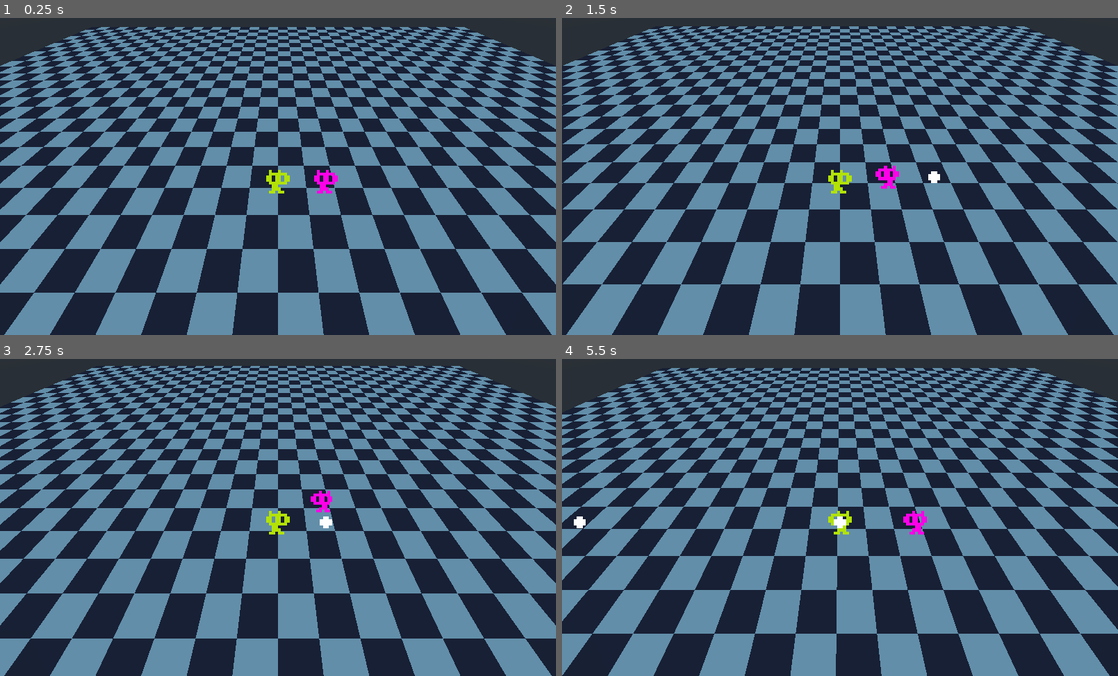
Above: before the commit, frames 1-4 (two rows, left to right).
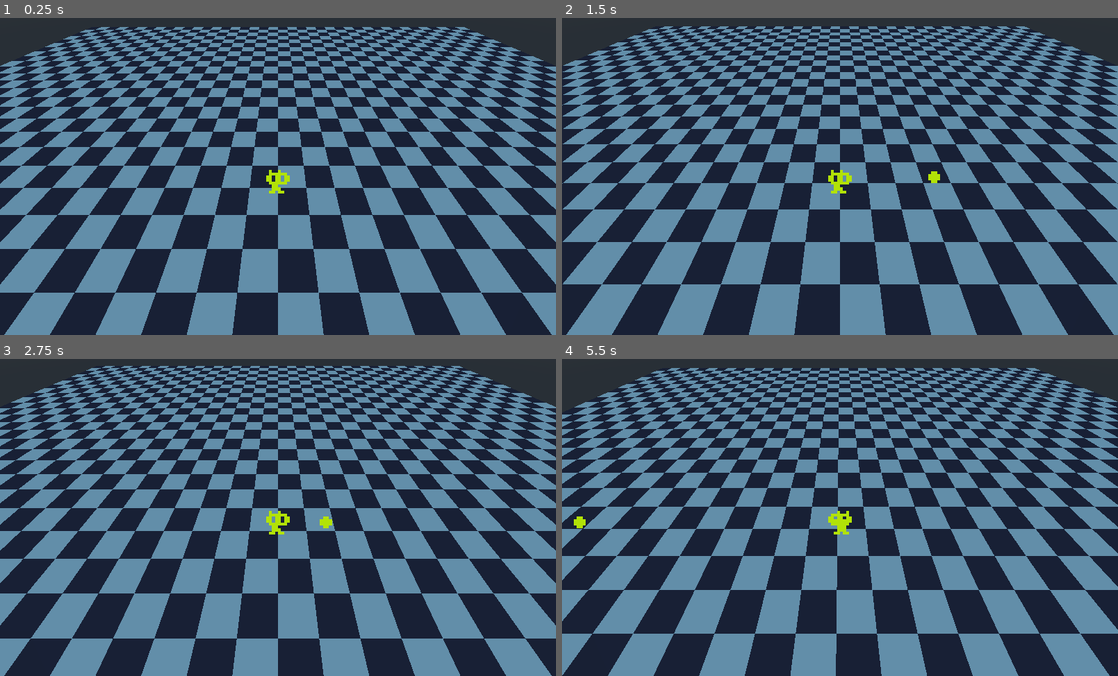
Above: after the commit, the same moments.

Repository: hellocld/trijam-64
Game: Godot game, scene res://Scenes/Game.tscn
The game is run twice, just before and just after one commit, with the same random seed, the same clock (stepped at 60 frames per second) and the same inputs.
Inputs:
- Up to frame 1 (0.25 s): no input
- Up to frame 2 (1.5 s): tap Enter at 0.5 s; hold Right (player_right) 0.53-1.28 s; hold Z (player_fire) 0.53-1.28 s; hold Down (player_down) from 1.28 s (still down); tap Z (player_fire) at 1.35 s
- Up to frame 3 (2.75 s): release Down (player_down) at 2.03 s; hold Right (player_right) from 2.03 s (still down); hold Z (player_fire) from 2.03 s (still down)
- Up to frame 4 (5.5 s): release Right (player_right) at 2.78 s; release Z (player_fire) at 2.78 s; hold Up (player_up) 2.78-3.53 s; tap Z (player_fire) at 2.85, 4.35 s; hold Z (player_fire) 3.53-4.28 s; hold Left (player_left) 3.53-5.03 s; hold Down (player_down) from 5.03 s (still down); hold Z (player_fire) from 5.03 s (still down)

The runs differ from the first frame. In frame 1, 0.2% of the frame differs, in the area x 56-61%, y 47-56%; in frame 2, 0.2%; in frame 3, 0.2%; in frame 4, 0.3%, in the area x 2-66%, y 47-56%.

Commit message:
Added fireballs for player/enemy. Game manager spawns enemies

Diff:
--- a/Entities/Enemy.gd
+++ b/Entities/Enemy.gd
@@ -5,6 +5,7 @@
 
 export var speed = 60
 export var attack_dist = 1.1
+export var health = 1
 
 var target:KinematicBody
 onready var sprite = $"Sprite3D"
@@ -35,3 +36,13 @@
 			attack_cooldown.start()
 			state = State.IDLE
 			print_debug("to State.IDLE")
+
+
+func take_damage():
+	health -= 1
+	if health <= 0:
+		queue_free()
+
+
+func game_over():
+	target = null
--- a/Entities/Enemy.tscn
+++ b/Entities/Enemy.tscn
@@ -9,7 +9,10 @@
 
 [node name="Enemy" type="KinematicBody"]
 transform = Transform( 1, 0, 0, 0, 1, 0, 0, 0, 1, 2, 0, 0 )
+collision_layer = 4
+collision_mask = 4
 script = ExtResource( 2 )
+speed = 50
 
 [node name="CollisionShape" type="CollisionShape" parent="."]
 shape = SubResource( 1 )
--- a/Entities/Fireball.tscn
+++ b/Entities/EnemyFireball.tscn
@@ -7,14 +7,16 @@
 radius = 0.25
 
 [node name="Fireball" type="Area"]
-collision_layer = 0
-collision_mask = 0
+collision_layer = 5
+collision_mask = 2
 script = ExtResource( 2 )
+speed = 4
 
 [node name="CollisionShape" type="CollisionShape" parent="."]
 shape = SubResource( 1 )
 
 [node name="Sprite3D" type="Sprite3D" parent="."]
+modulate = Color( 1, 0, 0.913725, 1 )
 pixel_size = 0.125
 billboard = 1
 texture = ExtResource( 1 )
--- a/Entities/Player.tscn
+++ b/Entities/Player.tscn
@@ -1,16 +1,18 @@
-[gd_scene load_steps=4 format=2]
+[gd_scene load_steps=5 format=2]
 
 [ext_resource path="res://Sprites/Player.png" type="Texture" id=1]
 [ext_resource path="res://Entities/Player.gd" type="Script" id=2]
+[ext_resource path="res://Entities/PlayerFireball.tscn" type="PackedScene" id=3]
 
 [sub_resource type="CylinderShape" id=1]
 radius = 0.5
 height = 1.0
 
 [node name="Player" type="KinematicBody"]
-collision_layer = 3
-collision_mask = 13
+collision_layer = 2
+collision_mask = 0
 script = ExtResource( 2 )
+fireball = ExtResource( 3 )
 speed = 100
 
 [node name="CollisionShape" type="CollisionShape" parent="."]
--- /dev/null
+++ b/Entities/PlayerFireball.tscn
@@ -0,0 +1,27 @@
+[gd_scene load_steps=4 format=2]
+
+[ext_resource path="res://Sprites/Fireball.png" type="Texture" id=1]
+[ext_resource path="res://Scenes/Fireball.gd" type="Script" id=2]
+
+[sub_resource type="SphereShape" id=1]
+radius = 0.25
+
+[node name="Fireball" type="Area"]
+collision_layer = 4
+collision_mask = 0
+script = ExtResource( 2 )
+
+[node name="CollisionShape" type="CollisionShape" parent="."]
+shape = SubResource( 1 )
+
+[node name="Sprite3D" type="Sprite3D" parent="."]
+modulate = Color( 0.701961, 0.890196, 0.0313726, 1 )
+pixel_size = 0.125
+billboard = 1
+texture = ExtResource( 1 )
+
+[node name="TimerLife" type="Timer" parent="."]
+wait_time = 10.0
+one_shot = true
+autostart = true
+[connection signal="timeout" from="TimerLife" to="." method="_on_TimerLife_timeout"]
--- a/Scenes/Game.gd
+++ b/Scenes/Game.gd
@@ -2,10 +2,25 @@
 
 onready var player_node:KinematicBody = $"Player"
 
+export(PackedScene) var enemy
+export var size:Vector2
+
+var rng:RandomNumberGenerator
+
 func _ready():
-	$"Enemy".target = player_node
+	rng = RandomNumberGenerator.new()
 	player_node.connect("dead", self, "game_over")
 	$GameCam.target = player_node
 
 func _game_over():
 	$GameCam.target = null
+	$Enemy.target = null
+
+
+func _on_TimerSpawn_timeout():
+	print("Spawning enemy")
+	var e = enemy.instance()
+	e.target = player_node
+	connect("game_over", e, "game_over")
+	add_child(e)
+	e.transform.origin = Vector3(rng.randi_range(-size.x/2, size.x/2), 0, rng.randi_range(-size.y/2, size.y/2))
--- a/Scenes/Game.tscn
+++ b/Scenes/Game.tscn
@@ -1,11 +1,10 @@
-[gd_scene load_steps=9 format=2]
+[gd_scene load_steps=8 format=2]
 
 [ext_resource path="res://Entities/Player.tscn" type="PackedScene" id=1]
 [ext_resource path="res://Entities/Enemy.tscn" type="PackedScene" id=2]
 [ext_resource path="res://Sprites/Checker.png" type="Texture" id=3]
 [ext_resource path="res://Scenes/GameCam.gd" type="Script" id=4]
 [ext_resource path="res://Scenes/Game.gd" type="Script" id=5]
-[ext_resource path="res://Entities/Fireball.tscn" type="PackedScene" id=6]
 
 [sub_resource type="SpatialMaterial" id=1]
 albedo_texture = ExtResource( 3 )
@@ -17,12 +16,10 @@
 
 [node name="Game" type="Spatial"]
 script = ExtResource( 5 )
-
-[node name="Enemy" parent="." instance=ExtResource( 2 )]
-speed = 0
+enemy = ExtResource( 2 )
+size = Vector2( 50, 50 )
 
 [node name="Player" parent="." instance=ExtResource( 1 )]
-fireball = ExtResource( 6 )
 
 [node name="Floor" type="MeshInstance" parent="."]
 transform = Transform( 1, 0, 0, 0, 1, 0, 0, 0, 1, 0, -0.5, 0 )
@@ -36,3 +33,8 @@
 __meta__ = {
 "_editor_description_": ""
 }
+
+[node name="TimerSpawn" type="Timer" parent="."]
+wait_time = 10.0
+autostart = true
+[connection signal="timeout" from="TimerSpawn" to="." method="_on_TimerSpawn_timeout"]
